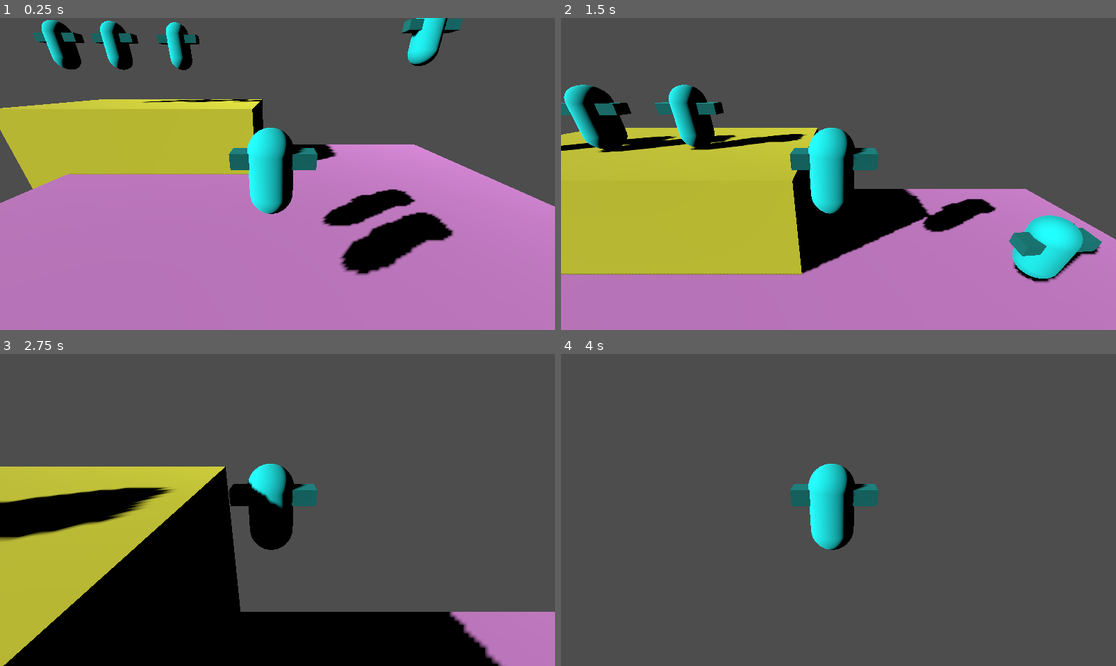
Above: before the commit, frames 1-4 (two rows, left to right).
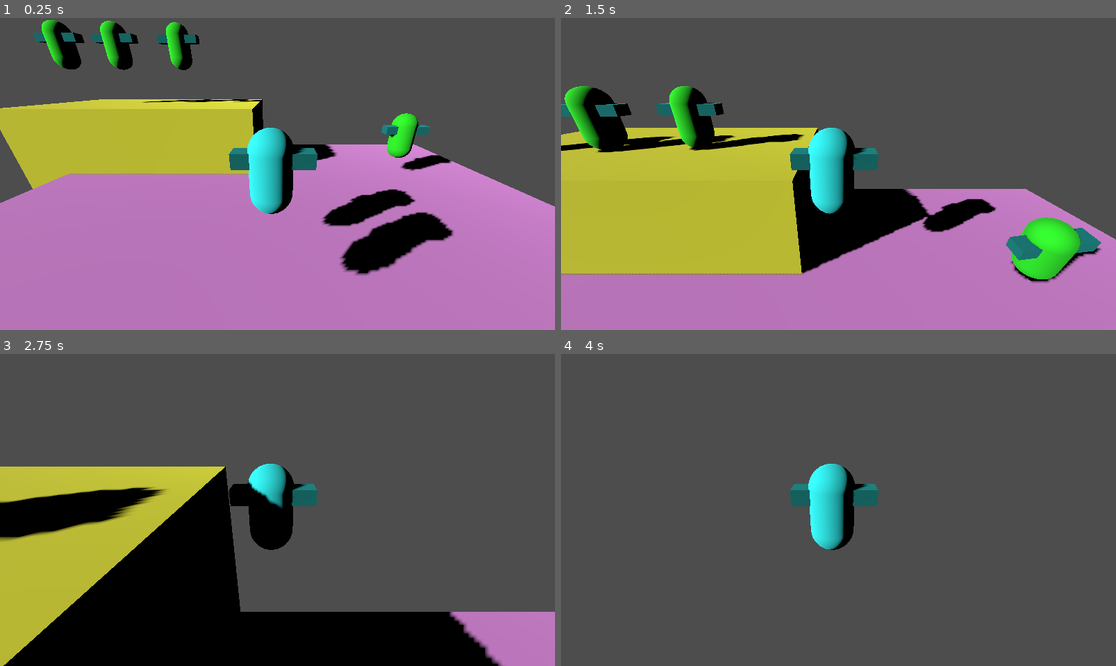
Above: after the commit, the same moments.

Repository: hhhhhhhh1233/MechGame
Game: Godot game, scene res://world.tscn
Same seed, same stepped clock (60 frames per second), same inputs: the game is played once before the commit and once after it.
Inputs:
- Up to frame 1 (0.25 s): no input
- Up to frame 2 (1.5 s): tap Enter (ui_accept) at 0.5, 0.77 s; hold Up (ui_up) from 0.53 s (still down)
- Up to frame 3 (2.75 s): keep holding Up (ui_up); tap Enter (ui_accept) at 1.52 s
- Up to frame 4 (4 s): keep holding Up (ui_up); tap Enter (ui_accept) at 3.02, 3.77 s

The runs differ from the first frame. In frame 1, 2.9% of the frame differs, in the area x 7-84%, y 0-56%; in frame 2, 3.3%, in the area x 0-98%, y 21-85%; in frame 3, 0.2%; in frame 4, less than 0.1%.

Commit message:
Updated the base stage and restructured the hierarchy

Diff:
--- a/world.tscn
+++ b/world.tscn
@@ -6,8 +6,8 @@
 
 [sub_resource type="CapsuleMesh" id="CapsuleMesh_f6u0x"]
 
-[sub_resource type="StandardMaterial3D" id="StandardMaterial3D_qkuqo"]
-albedo_color = Color(0.0862745, 1, 1, 1)
+[sub_resource type="StandardMaterial3D" id="StandardMaterial3D_jadye"]
+albedo_color = Color(0.192157, 1, 1, 1)
 
 [sub_resource type="BoxMesh" id="BoxMesh_3l6qp"]
 
@@ -30,8 +30,20 @@
 [sub_resource type="StandardMaterial3D" id="StandardMaterial3D_ivyno"]
 albedo_color = Color(1, 1, 0.25098, 1)
 
+[sub_resource type="BoxShape3D" id="BoxShape3D_r3471"]
+size = Vector3(10.9923, 6.00461, 6.2363)
+
+[sub_resource type="StandardMaterial3D" id="StandardMaterial3D_qkuqo"]
+albedo_color = Color(0.184314, 1, 0.156863, 1)
+
+[sub_resource type="StandardMaterial3D" id="StandardMaterial3D_ve7w0"]
+albedo_color = Color(0.372549, 0.352941, 1, 1)
+
+[sub_resource type="StandardMaterial3D" id="StandardMaterial3D_wespq"]
+albedo_color = Color(1, 0.431373, 0.341176, 1)
+
 [sub_resource type="BoxShape3D" id="BoxShape3D_owvpc"]
-size = Vector3(11.1463, 6.07264, 6.16095)
+size = Vector3(17.5254, 3.14733, 11.9019)
 
 [node name="World" type="Node3D"]
 transform = Transform3D(1, 0, 0, 0, 1, 0, 0, 0, 1, -0.85182, -0.667975, 2.33417)
@@ -46,7 +58,7 @@
 
 [node name="Body" type="MeshInstance3D" parent="Player"]
 mesh = SubResource("CapsuleMesh_f6u0x")
-surface_material_override/0 = SubResource("StandardMaterial3D_qkuqo")
+surface_material_override/0 = SubResource("StandardMaterial3D_jadye")
 
 [node name="Camera3D" type="Camera3D" parent="Player"]
 transform = Transform3D(1, 0, 0, 0, 0.914381, 0.404854, 0, -0.404854, 0.914381, 0.144172, 1.82702, 4.19689)
@@ -56,109 +68,359 @@
 mesh = SubResource("BoxMesh_3l6qp")
 surface_material_override/0 = SubResource("StandardMaterial3D_0irme")
 
-[node name="Floor" type="StaticBody3D" parent="."]
-
-[node name="CollisionShape3D" type="CollisionShape3D" parent="Floor"]
+[node name="DirectionalLight3D" type="DirectionalLight3D" parent="."]
+transform = Transform3D(0.636913, 0, -0.770936, 0.546094, 0.705859, 0.451159, 0.544172, -0.708352, 0.449571, -6.94989, 4.65755, 6.10964)
+shadow_enabled = true
+
+[node name="Isle" type="Node3D" parent="."]
+
+[node name="Floor" type="StaticBody3D" parent="Isle"]
+
+[node name="CollisionShape3D" type="CollisionShape3D" parent="Isle/Floor"]
 shape = SubResource("HeightMapShape3D_qmdiv")
 
-[node name="MeshInstance3D" type="MeshInstance3D" parent="Floor"]
+[node name="MeshInstance3D" type="MeshInstance3D" parent="Isle/Floor"]
 transform = Transform3D(10, 0, 0, 0, 1, 0, 0, 0, 10, 0, 0, 0)
 mesh = SubResource("PlaneMesh_hlnjb")
 skeleton = NodePath("../CollisionShape3D")
 surface_material_override/0 = SubResource("StandardMaterial3D_ko1ra")
 
-[node name="DirectionalLight3D" type="DirectionalLight3D" parent="."]
-transform = Transform3D(0.636913, 0, -0.770936, 0.546094, 0.705859, 0.451159, 0.544172, -0.708352, 0.449571, -6.94989, 4.65755, 6.10964)
-shadow_enabled = true
-
-[node name="Cube" type="StaticBody3D" parent="."]
+[node name="Cube" type="StaticBody3D" parent="Isle"]
 transform = Transform3D(1, 0, 0, 0, 1, 0, 0, 0, 1, -6.49626, 0, -7.87322)
 metadata/_edit_group_ = true
 
-[node name="MeshInstance3D" type="MeshInstance3D" parent="Cube"]
+[node name="MeshInstance3D" type="MeshInstance3D" parent="Isle/Cube"]
 transform = Transform3D(11.1526, 0, 0, 0, 6.01555, 0, 0, 0, 6.19432, 0, 0, 0)
 mesh = SubResource("BoxMesh_s8qam")
 surface_material_override/0 = SubResource("StandardMaterial3D_ivyno")
 
-[node name="CollisionShape3D" type="CollisionShape3D" parent="Cube"]
+[node name="CollisionShape3D" type="CollisionShape3D" parent="Isle/Cube"]
+shape = SubResource("BoxShape3D_r3471")
+
+[node name="Dummy" type="RigidBody3D" parent="Isle"]
+transform = Transform3D(1, 0, 0, 0, 1, 0, 0, 0, 1, -10.0611, 5.91914, -7.07987)
+metadata/_edit_group_ = true
+
+[node name="CollisionShape3D" type="CollisionShape3D" parent="Isle/Dummy"]
+shape = SubResource("CapsuleShape3D_oenme")
+
+[node name="Body" type="MeshInstance3D" parent="Isle/Dummy"]
+mesh = SubResource("CapsuleMesh_f6u0x")
+surface_material_override/0 = SubResource("StandardMaterial3D_qkuqo")
+
+[node name="Weapon" type="MeshInstance3D" parent="Isle/Dummy"]
+transform = Transform3D(1.82362, 0, 0, 0, 0.343462, 0, 0, 0, 0.463453, 0.0422831, 0.310117, 0.0564423)
+mesh = SubResource("BoxMesh_3l6qp")
+surface_material_override/0 = SubResource("StandardMaterial3D_0irme")
+
+[node name="Dummy2" type="RigidBody3D" parent="Isle"]
+transform = Transform3D(1, 0, 0, 0, 1, 0, 0, 0, 1, -7.58176, 5.91914, -7.25643)
+metadata/_edit_group_ = true
+
+[node name="CollisionShape3D" type="CollisionShape3D" parent="Isle/Dummy2"]
+shape = SubResource("CapsuleShape3D_oenme")
+
+[node name="Body" type="MeshInstance3D" parent="Isle/Dummy2"]
+mesh = SubResource("CapsuleMesh_f6u0x")
+surface_material_override/0 = SubResource("StandardMaterial3D_qkuqo")
+
+[node name="Weapon" type="MeshInstance3D" parent="Isle/Dummy2"]
+transform = Transform3D(1.82362, 0, 0, 0, 0.343462, 0, 0, 0, 0.463453, 0.0422831, 0.310117, 0.0564423)
+mesh = SubResource("BoxMesh_3l6qp")
+surface_material_override/0 = SubResource("StandardMaterial3D_0irme")
+
+[node name="Dummy3" type="RigidBody3D" parent="Isle"]
+transform = Transform3D(1, 0, 0, 0, 1, 0, 0, 0, 1, -4.67949, 5.91914, -7.48285)
+metadata/_edit_group_ = true
+
+[node name="CollisionShape3D" type="CollisionShape3D" parent="Isle/Dummy3"]
+shape = SubResource("CapsuleShape3D_oenme")
+
+[node name="Body" type="MeshInstance3D" parent="Isle/Dummy3"]
+mesh = SubResource("CapsuleMesh_f6u0x")
+surface_material_override/0 = SubResource("StandardMaterial3D_qkuqo")
+
+[node name="Weapon" type="MeshInstance3D" parent="Isle/Dummy3"]
+transform = Transform3D(1.82362, 0, 0, 0, 0.343462, 0, 0, 0, 0.463453, 0.0422831, 0.310117, 0.0564423)
+mesh = SubResource("BoxMesh_3l6qp")
+surface_material_override/0 = SubResource("StandardMaterial3D_0irme")
+
+[node name="Dummy4" type="RigidBody3D" parent="Isle"]
+transform = Transform3D(1, 0, 0, 0, 1, 0, 0, 0, 1, -5.85404, 5.91914, 5.12571)
+metadata/_edit_group_ = true
+
+[node name="CollisionShape3D" type="CollisionShape3D" parent="Isle/Dummy4"]
+shape = SubResource("CapsuleShape3D_oenme")
+
+[node name="Body" type="MeshInstance3D" parent="Isle/Dummy4"]
+mesh = SubResource("CapsuleMesh_f6u0x")
+surface_material_override/0 = SubResource("StandardMaterial3D_qkuqo")
+
+[node name="Weapon" type="MeshInstance3D" parent="Isle/Dummy4"]
+transform = Transform3D(1.82362, 0, 0, 0, 0.343462, 0, 0, 0, 0.463453, 0.0422831, 0.310117, 0.0564423)
+mesh = SubResource("BoxMesh_3l6qp")
+surface_material_override/0 = SubResource("StandardMaterial3D_0irme")
+
+[node name="Dummy5" type="RigidBody3D" parent="Isle"]
+transform = Transform3D(1, 0, 0, 0, 1, 0, 0, 0, 1, 5.78741, 2.09364, -4.94376)
+metadata/_edit_group_ = true
+
+[node name="CollisionShape3D" type="CollisionShape3D" parent="Isle/Dummy5"]
+shape = SubResource("CapsuleShape3D_oenme")
+
+[node name="Body" type="MeshInstance3D" parent="Isle/Dummy5"]
+mesh = SubResource("CapsuleMesh_f6u0x")
+surface_material_override/0 = SubResource("StandardMaterial3D_qkuqo")
+
+[node name="Weapon" type="MeshInstance3D" parent="Isle/Dummy5"]
+transform = Transform3D(1.82362, 0, 0, 0, 0.343462, 0, 0, 0, 0.463453, 0.0422831, 0.310117, 0.0564423)
+mesh = SubResource("BoxMesh_3l6qp")
+surface_material_override/0 = SubResource("StandardMaterial3D_0irme")
+
+[node name="Isle2" type="Node3D" parent="."]
+
+[node name="Floor2" type="StaticBody3D" parent="Isle2"]
+transform = Transform3D(1, 0, 0, 0, 1, 0, 0, 0, 1, 6.801, -7.03533, 33.3431)
+
+[node name="CollisionShape3D" type="CollisionShape3D" parent="Isle2/Floor2"]
+shape = SubResource("HeightMapShape3D_qmdiv")
+
+[node name="MeshInstance3D" type="MeshInstance3D" parent="Isle2/Floor2"]
+transform = Transform3D(10, 0, 0, 0, 1, 0, 0, 0, 10, 0, 0, 0)
+mesh = SubResource("PlaneMesh_hlnjb")
+skeleton = NodePath("../CollisionShape3D")
+surface_material_override/0 = SubResource("StandardMaterial3D_ve7w0")
+
+[node name="Dummy12" type="RigidBody3D" parent="Isle2"]
+transform = Transform3D(1, 0, 0, 0, 1, 0, 0, 0, 1, 2.41481, -5.64085, 28.1979)
+metadata/_edit_group_ = true
+
+[node name="CollisionShape3D" type="CollisionShape3D" parent="Isle2/Dummy12"]
+shape = SubResource("CapsuleShape3D_oenme")
+
+[node name="Body" type="MeshInstance3D" parent="Isle2/Dummy12"]
+mesh = SubResource("CapsuleMesh_f6u0x")
+surface_material_override/0 = SubResource("StandardMaterial3D_qkuqo")
+
+[node name="Weapon" type="MeshInstance3D" parent="Isle2/Dummy12"]
+transform = Transform3D(1.82362, 0, 0, 0, 0.343462, 0, 0, 0, 0.463453, 0.0422831, 0.310117, 0.0564423)
+mesh = SubResource("BoxMesh_3l6qp")
+surface_material_override/0 = SubResource("StandardMaterial3D_0irme")
+
+[node name="Dummy13" type="RigidBody3D" parent="Isle2"]
+transform = Transform3D(1, 0, 0, 0, 1, 0, 0, 0, 1, 4.53257, -5.64085, 34.7453)
+metadata/_edit_group_ = true
+
+[node name="CollisionShape3D" type="CollisionShape3D" parent="Isle2/Dummy13"]
+shape = SubResource("CapsuleShape3D_oenme")
+
+[node name="Body" type="MeshInstance3D" parent="Isle2/Dummy13"]
+mesh = SubResource("CapsuleMesh_f6u0x")
+surface_material_override/0 = SubResource("StandardMaterial3D_qkuqo")
+
+[node name="Weapon" type="MeshInstance3D" parent="Isle2/Dummy13"]
+transform = Transform3D(1.82362, 0, 0, 0, 0.343462, 0, 0, 0, 0.463453, 0.0422831, 0.310117, 0.0564423)
+mesh = SubResource("BoxMesh_3l6qp")
+surface_material_override/0 = SubResource("StandardMaterial3D_0irme")
+
+[node name="Dummy14" type="RigidBody3D" parent="Isle2"]
+transform = Transform3D(1, 0, 0, 0, 1, 0, 0, 0, 1, 10.6741, -5.64085, 29.6635)
+metadata/_edit_group_ = true
+
+[node name="CollisionShape3D" type="CollisionShape3D" parent="Isle2/Dummy14"]
+shape = SubResource("CapsuleShape3D_oenme")
+
+[node name="Body" type="MeshInstance3D" parent="Isle2/Dummy14"]
+mesh = SubResource("CapsuleMesh_f6u0x")
+surface_material_override/0 = SubResource("StandardMaterial3D_qkuqo")
+
+[node name="Weapon" type="MeshInstance3D" parent="Isle2/Dummy14"]
+transform = Transform3D(1.82362, 0, 0, 0, 0.343462, 0, 0, 0, 0.463453, 0.0422831, 0.310117, 0.0564423)
+mesh = SubResource("BoxMesh_3l6qp")
+surface_material_override/0 = SubResource("StandardMaterial3D_0irme")
+
+[node name="Isle3" type="Node3D" parent="."]
+
+[node name="Floor3" type="StaticBody3D" parent="Isle3"]
+transform = Transform3D(1, 0, 0, 0, 1, 0, 0, 0, 1, 30.7229, -4.31983, 3.39619)
+
+[node name="CollisionShape3D" type="CollisionShape3D" parent="Isle3/Floor3"]
+shape = SubResource("HeightMapShape3D_qmdiv")
+
+[node name="MeshInstance3D" type="MeshInstance3D" parent="Isle3/Floor3"]
+transform = Transform3D(10, 0, 0, 0, 1, 0, 0, 0, 10, 0, 0, 0)
+mesh = SubResource("PlaneMesh_hlnjb")
+skeleton = NodePath("../CollisionShape3D")
+surface_material_override/0 = SubResource("StandardMaterial3D_wespq")
+
+[node name="Dummy15" type="RigidBody3D" parent="Isle3"]
+transform = Transform3D(1, 0, 0, 0, 1, 0, 0, 0, 1, 30.1994, -2.65083, 6.84145)
+metadata/_edit_group_ = true
+
+[node name="CollisionShape3D" type="CollisionShape3D" parent="Isle3/Dummy15"]
+shape = SubResource("CapsuleShape3D_oenme")
+
+[node name="Body" type="MeshInstance3D" parent="Isle3/Dummy15"]
+mesh = SubResource("CapsuleMesh_f6u0x")
+surface_material_override/0 = SubResource("StandardMaterial3D_qkuqo")
+
+[node name="Weapon" type="MeshInstance3D" parent="Isle3/Dummy15"]
+transform = Transform3D(1.82362, 0, 0, 0, 0.343462, 0, 0, 0, 0.463453, 0.0422831, 0.310117, 0.0564423)
+mesh = SubResource("BoxMesh_3l6qp")
+surface_material_override/0 = SubResource("StandardMaterial3D_0irme")
+
+[node name="Dummy16" type="RigidBody3D" parent="Isle3"]
+transform = Transform3D(1, 0, 0, 0, 1, 0, 0, 0, 1, 35.3244, -2.65083, -0.116282)
+metadata/_edit_group_ = true
+
+[node name="CollisionShape3D" type="CollisionShape3D" parent="Isle3/Dummy16"]
+shape = SubResource("CapsuleShape3D_oenme")
+
+[node name="Body" type="MeshInstance3D" parent="Isle3/Dummy16"]
+mesh = SubResource("CapsuleMesh_f6u0x")
+surface_material_override/0 = SubResource("StandardMaterial3D_qkuqo")
+
+[node name="Weapon" type="MeshInstance3D" parent="Isle3/Dummy16"]
+transform = Transform3D(1.82362, 0, 0, 0, 0.343462, 0, 0, 0, 0.463453, 0.0422831, 0.310117, 0.0564423)
+mesh = SubResource("BoxMesh_3l6qp")
+surface_material_override/0 = SubResource("StandardMaterial3D_0irme")
+
+[node name="Dummy17" type="RigidBody3D" parent="Isle3"]
+transform = Transform3D(1, 0, 0, 0, 1, 0, 0, 0, 1, 26.319, -2.65083, -0.328189)
+metadata/_edit_group_ = true
+
+[node name="CollisionShape3D" type="CollisionShape3D" parent="Isle3/Dummy17"]
+shape = SubResource("CapsuleShape3D_oenme")
+
+[node name="Body" type="MeshInstance3D" parent="Isle3/Dummy17"]
+mesh = SubResource("CapsuleMesh_f6u0x")
+surface_material_override/0 = SubResource("StandardMaterial3D_qkuqo")
+
+[node name="Weapon" type="MeshInstance3D" parent="Isle3/Dummy17"]
+transform = Transform3D(1.82362, 0, 0, 0, 0.343462, 0, 0, 0, 0.463453, 0.0422831, 0.310117, 0.0564423)
+mesh = SubResource("BoxMesh_3l6qp")
+surface_material_override/0 = SubResource("StandardMaterial3D_0irme")
+
+[node name="Isle4" type="Node3D" parent="."]
+
+[node name="Cube2" type="StaticBody3D" parent="Isle4"]
+transform = Transform3D(1, 0, 0, 0, 1, 0, 0, 0, 1, 16.4328, 0, 46.0122)
+metadata/_edit_group_ = true
+
+[node name="MeshInstance3D" type="MeshInstance3D" parent="Isle4/Cube2"]
+transform = Transform3D(17.5423, 0, 0, 0, 3.20267, 0, 0, 0, 12.0207, 0, 0, 0)
+mesh = SubResource("BoxMesh_s8qam")
+surface_material_override/0 = SubResource("StandardMaterial3D_ivyno")
+
+[node name="CollisionShape3D" type="CollisionShape3D" parent="Isle4/Cube2"]
 shape = SubResource("BoxShape3D_owvpc")
 
-[node name="Dummy" type="RigidBody3D" parent="."]
-transform = Transform3D(1, 0, 0, 0, 1, 0, 0, 0, 1, -10.0611, 5.91914, -7.07987)
-metadata/_edit_group_ = true
-
-[node name="CollisionShape3D" type="CollisionShape3D" parent="Dummy"]
-shape = SubResource("CapsuleShape3D_oenme")
-
-[node name="Body" type="MeshInstance3D" parent="Dummy"]
-mesh = SubResource("CapsuleMesh_f6u0x")
-surface_material_override/0 = SubResource("StandardMaterial3D_qkuqo")
-
-[node name="Weapon" type="MeshInstance3D" parent="Dummy"]
-transform = Transform3D(1.82362, 0, 0, 0, 0.343462, 0, 0, 0, 0.463453, 0.0422831, 0.310117, 0.0564423)
-mesh = SubResource("BoxMesh_3l6qp")
-surface_material_override/0 = SubResource("StandardMaterial3D_0irme")
-
-[node name="Dummy2" type="RigidBody3D" parent="."]
-transform = Transform3D(1, 0, 0, 0, 1, 0, 0, 0, 1, -7.58176, 5.91914, -7.25643)
-metadata/_edit_group_ = true
-
-[node name="CollisionShape3D" type="CollisionShape3D" parent="Dummy2"]
-shape = SubResource("CapsuleShape3D_oenme")
-
-[node name="Body" type="MeshInstance3D" parent="Dummy2"]
-mesh = SubResource("CapsuleMesh_f6u0x")
-surface_material_override/0 = SubResource("StandardMaterial3D_qkuqo")
-
-[node name="Weapon" type="MeshInstance3D" parent="Dummy2"]
-transform = Transform3D(1.82362, 0, 0, 0, 0.343462, 0, 0, 0, 0.463453, 0.0422831, 0.310117, 0.0564423)
-mesh = SubResource("BoxMesh_3l6qp")
-surface_material_override/0 = SubResource("StandardMaterial3D_0irme")
-
-[node name="Dummy3" type="RigidBody3D" parent="."]
-transform = Transform3D(1, 0, 0, 0, 1, 0, 0, 0, 1, -4.67949, 5.91914, -7.48285)
-metadata/_edit_group_ = true
-
-[node name="CollisionShape3D" type="CollisionShape3D" parent="Dummy3"]
-shape = SubResource("CapsuleShape3D_oenme")
-
-[node name="Body" type="MeshInstance3D" parent="Dummy3"]
-mesh = SubResource("CapsuleMesh_f6u0x")
-surface_material_override/0 = SubResource("StandardMaterial3D_qkuqo")
-
-[node name="Weapon" type="MeshInstance3D" parent="Dummy3"]
-transform = Transform3D(1.82362, 0, 0, 0, 0.343462, 0, 0, 0, 0.463453, 0.0422831, 0.310117, 0.0564423)
-mesh = SubResource("BoxMesh_3l6qp")
-surface_material_override/0 = SubResource("StandardMaterial3D_0irme")
-
-[node name="Dummy4" type="RigidBody3D" parent="."]
-transform = Transform3D(1, 0, 0, 0, 1, 0, 0, 0, 1, -5.85404, 5.91914, 5.12571)
-metadata/_edit_group_ = true
-
-[node name="CollisionShape3D" type="CollisionShape3D" parent="Dummy4"]
-shape = SubResource("CapsuleShape3D_oenme")
-
-[node name="Body" type="MeshInstance3D" parent="Dummy4"]
-mesh = SubResource("CapsuleMesh_f6u0x")
-surface_material_override/0 = SubResource("StandardMaterial3D_qkuqo")
-
-[node name="Weapon" type="MeshInstance3D" parent="Dummy4"]
-transform = Transform3D(1.82362, 0, 0, 0, 0.343462, 0, 0, 0, 0.463453, 0.0422831, 0.310117, 0.0564423)
-mesh = SubResource("BoxMesh_3l6qp")
-surface_material_override/0 = SubResource("StandardMaterial3D_0irme")
-
-[node name="Dummy5" type="RigidBody3D" parent="."]
-transform = Transform3D(1, 0, 0, 0, 1, 0, 0, 0, 1, 5.78741, 5.91914, -4.94376)
-metadata/_edit_group_ = true
-
-[node name="CollisionShape3D" type="CollisionShape3D" parent="Dummy5"]
-shape = SubResource("CapsuleShape3D_oenme")
-
-[node name="Body" type="MeshInstance3D" parent="Dummy5"]
-mesh = SubResource("CapsuleMesh_f6u0x")
-surface_material_override/0 = SubResource("StandardMaterial3D_qkuqo")
-
-[node name="Weapon" type="MeshInstance3D" parent="Dummy5"]
-transform = Transform3D(1.82362, 0, 0, 0, 0.343462, 0, 0, 0, 0.463453, 0.0422831, 0.310117, 0.0564423)
-mesh = SubResource("BoxMesh_3l6qp")
-surface_material_override/0 = SubResource("StandardMaterial3D_0irme")
+[node name="Dummy6" type="RigidBody3D" parent="Isle4"]
+transform = Transform3D(1, 0, 0, 0, 1, 0, 0, 0, 1, 11.7108, 3.12286, 46.566)
+metadata/_edit_group_ = true
+
+[node name="CollisionShape3D" type="CollisionShape3D" parent="Isle4/Dummy6"]
+shape = SubResource("CapsuleShape3D_oenme")
+
+[node name="Body" type="MeshInstance3D" parent="Isle4/Dummy6"]
+mesh = SubResource("CapsuleMesh_f6u0x")
+surface_material_override/0 = SubResource("StandardMaterial3D_qkuqo")
+
+[node name="Weapon" type="MeshInstance3D" parent="Isle4/Dummy6"]
+transform = Transform3D(1.82362, 0, 0, 0, 0.343462, 0, 0, 0, 0.463453, 0.0422831, 0.310117, 0.0564423)
+mesh = SubResource("BoxMesh_3l6qp")
+surface_material_override/0 = SubResource("StandardMaterial3D_0irme")
+
+[node name="Dummy7" type="RigidBody3D" parent="Isle4"]
+transform = Transform3D(1, 0, 0, 0, 1, 0, 0, 0, 1, 15.2567, 3.12286, 46.0212)
+metadata/_edit_group_ = true
+
+[node name="CollisionShape3D" type="CollisionShape3D" parent="Isle4/Dummy7"]
+shape = SubResource("CapsuleShape3D_oenme")
+
+[node name="Body" type="MeshInstance3D" parent="Isle4/Dummy7"]
+mesh = SubResource("CapsuleMesh_f6u0x")
+surface_material_override/0 = SubResource("StandardMaterial3D_qkuqo")
+
+[node name="Weapon" type="MeshInstance3D" parent="Isle4/Dummy7"]
+transform = Transform3D(1.82362, 0, 0, 0, 0.343462, 0, 0, 0, 0.463453, 0.0422831, 0.310117, 0.0564423)
+mesh = SubResource("BoxMesh_3l6qp")
+surface_material_override/0 = SubResource("StandardMaterial3D_0irme")
+
+[node name="Dummy8" type="RigidBody3D" parent="Isle4"]
+transform = Transform3D(1, 0, 0, 0, 1, 0, 0, 0, 1, 20.3403, 3.12286, 46.2976)
+metadata/_edit_group_ = true
+
+[node name="CollisionShape3D" type="CollisionShape3D" parent="Isle4/Dummy8"]
+shape = SubResource("CapsuleShape3D_oenme")
+
+[node name="Body" type="MeshInstance3D" parent="Isle4/Dummy8"]
+mesh = SubResource("CapsuleMesh_f6u0x")
+surface_material_override/0 = SubResource("StandardMaterial3D_qkuqo")
+
+[node name="Weapon" type="MeshInstance3D" parent="Isle4/Dummy8"]
+transform = Transform3D(1.82362, 0, 0, 0, 0.343462, 0, 0, 0, 0.463453, 0.0422831, 0.310117, 0.0564423)
+mesh = SubResource("BoxMesh_3l6qp")
+surface_material_override/0 = SubResource("StandardMaterial3D_0irme")
+
+[node name="Isle5" type="Node3D" parent="."]
+
+[node name="Cube3" type="StaticBody3D" parent="Isle5"]
+transform = Transform3D(0.0431661, 0, -0.999068, 0, 1, 0, 0.999068, 0, 0.0431661, 36.9249, 7.25194, -12.3475)
+metadata/_edit_group_ = true
+
+[node name="MeshInstance3D" type="MeshInstance3D" parent="Isle5/Cube3"]
+transform = Transform3D(17.5423, 0, 0, 0, 3.20267, 0, 0, 0, 12.0207, 0, 0, 0)
+mesh = SubResource("BoxMesh_s8qam")
+surface_material_override/0 = SubResource("StandardMaterial3D_ivyno")
+
+[node name="CollisionShape3D" type="CollisionShape3D" parent="Isle5/Cube3"]
+shape = SubResource("BoxShape3D_owvpc")
+
+[node name="Dummy9" type="RigidBody3D" parent="Isle5"]
+transform = Transform3D(0.0431661, 0, -0.999068, 0, 1, 0, 0.999068, 0, 0.0431661, 36.1678, 10.3748, -17.0412)
+metadata/_edit_group_ = true
+
+[node name="CollisionShape3D" type="CollisionShape3D" parent="Isle5/Dummy9"]
+shape = SubResource("CapsuleShape3D_oenme")
+
+[node name="Body" type="MeshInstance3D" parent="Isle5/Dummy9"]
+mesh = SubResource("CapsuleMesh_f6u0x")
+surface_material_override/0 = SubResource("StandardMaterial3D_qkuqo")
+
+[node name="Weapon" type="MeshInstance3D" parent="Isle5/Dummy9"]
+transform = Transform3D(1.82362, 0, 0, 0, 0.343462, 0, 0, 0, 0.463453, 0.0422831, 0.310117, 0.0564423)
+mesh = SubResource("BoxMesh_3l6qp")
+surface_material_override/0 = SubResource("StandardMaterial3D_0irme")
+
+[node name="Dummy10" type="RigidBody3D" parent="Isle5"]
+transform = Transform3D(0.0431661, 0, -0.999068, 0, 1, 0, 0.999068, 0, 0.0431661, 36.8651, 10.3748, -13.5221)
+metadata/_edit_group_ = true
+
+[node name="CollisionShape3D" type="CollisionShape3D" parent="Isle5/Dummy10"]
+shape = SubResource("CapsuleShape3D_oenme")
+
+[node name="Body" type="MeshInstance3D" parent="Isle5/Dummy10"]
+mesh = SubResource("CapsuleMesh_f6u0x")
+surface_material_override/0 = SubResource("StandardMaterial3D_qkuqo")
+
+[node name="Weapon" type="MeshInstance3D" parent="Isle5/Dummy10"]
+transform = Transform3D(1.82362, 0, 0, 0, 0.343462, 0, 0, 0, 0.463453, 0.0422831, 0.310117, 0.0564423)
+mesh = SubResource("BoxMesh_3l6qp")
+surface_material_override/0 = SubResource("StandardMaterial3D_0irme")
+
+[node name="Dummy11" type="RigidBody3D" parent="Isle5"]
+transform = Transform3D(0.0431661, 0, -0.999068, 0, 1, 0, 0.999068, 0, 0.0431661, 36.8084, 10.3748, -8.43136)
+metadata/_edit_group_ = true
+
+[node name="CollisionShape3D" type="CollisionShape3D" parent="Isle5/Dummy11"]
+shape = SubResource("CapsuleShape3D_oenme")
+
+[node name="Body" type="MeshInstance3D" parent="Isle5/Dummy11"]
+mesh = SubResource("CapsuleMesh_f6u0x")
+surface_material_override/0 = SubResource("StandardMaterial3D_qkuqo")
+
+[node name="Weapon" type="MeshInstance3D" parent="Isle5/Dummy11"]
+transform = Transform3D(1.82362, 0, 0, 0, 0.343462, 0, 0, 0, 0.463453, 0.0422831, 0.310117, 0.0564423)
+mesh = SubResource("BoxMesh_3l6qp")
+surface_material_override/0 = SubResource("StandardMaterial3D_0irme")
Not shown: 1 places in world.tscn that only renumber resources
